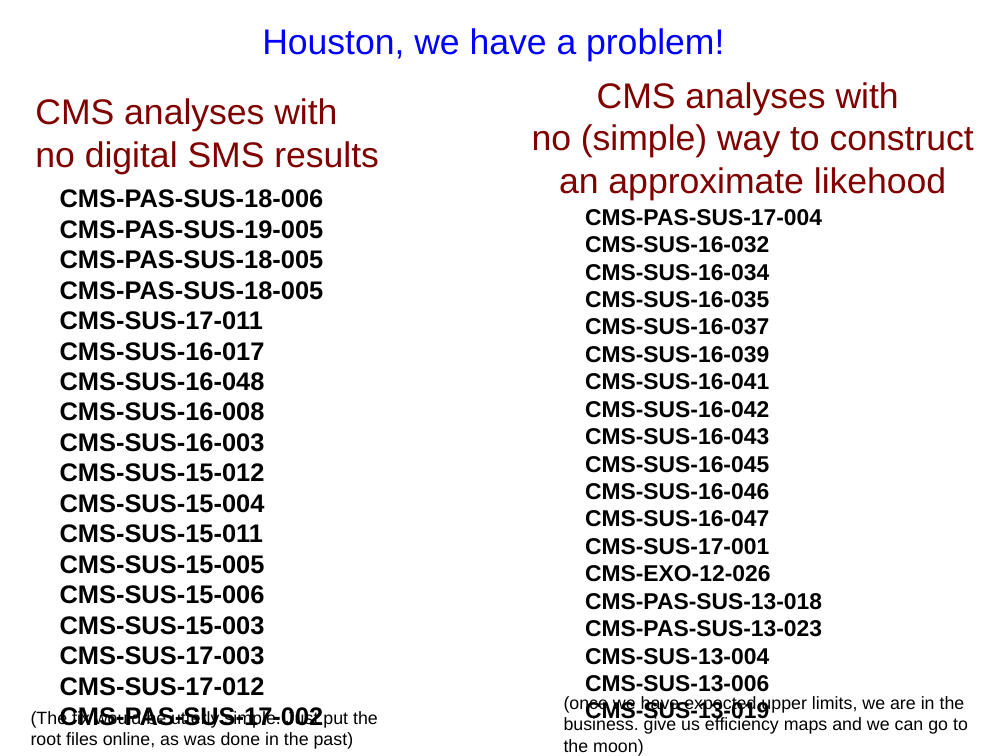
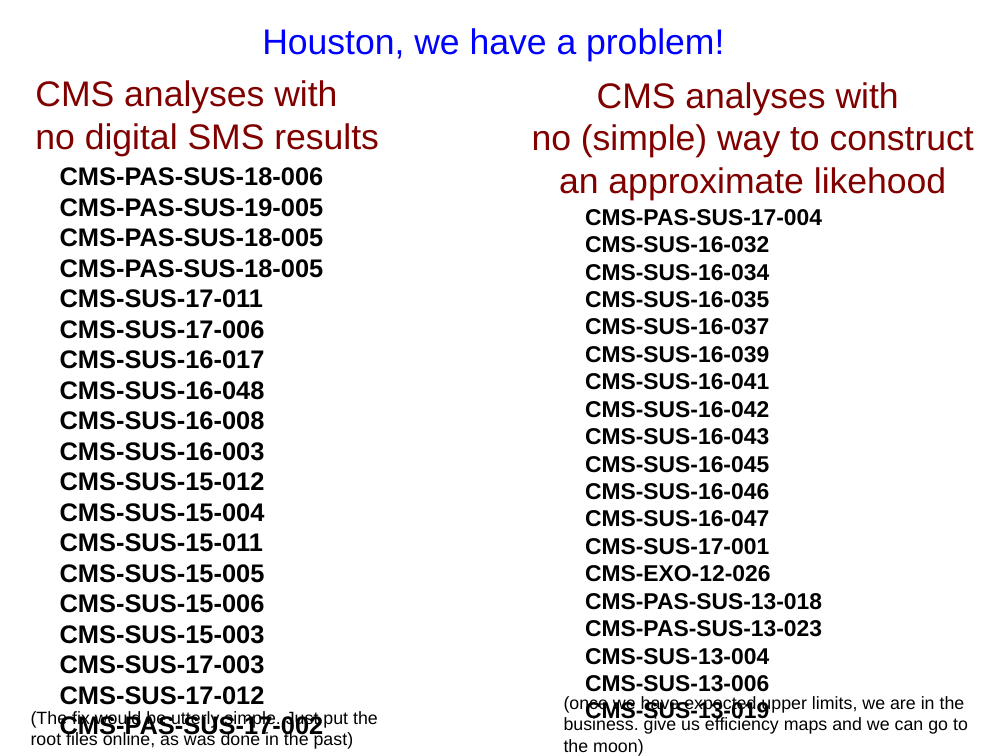
Before and after one commit to SModelS/smodels-utils, a slide deck: slide 13 of combinations/amb.odp. Drawn at 1008x756 pixels with LibreOffice and Linux fonts; fonts in the diff are those of the drawing. Boxes give left, top, right and bottom in pixels: in the first picture for what was removed or moved away, otherwise in the second. Text is boxed around its words. In the diff, an @@ line names an element or a change of style, - is before the commit and + after.

Commit message:
added 17 006 to list

```diff
--- a/combinations/amb.odp
+++ b/combinations/amb.odp
@@ title "CMS analyses with no digital ...": place and size @@
-title "CMS analyses with no digital ..." at <box>35,98,379,174</box>
+title "CMS analyses with no digital ..." at <box>35,80,379,156</box>
@@ text "CMS-PAS-SUS-18-006": place and size @@
-text "CMS-PAS-SUS-18-006" at <box>60,189,324,696</box>
+text "CMS-PAS-SUS-18-006" at <box>60,167,324,705</box>
@@ text at <box>60,320,265,339</box>: paragraph added @@
+CMS-SUS-17-006
```
